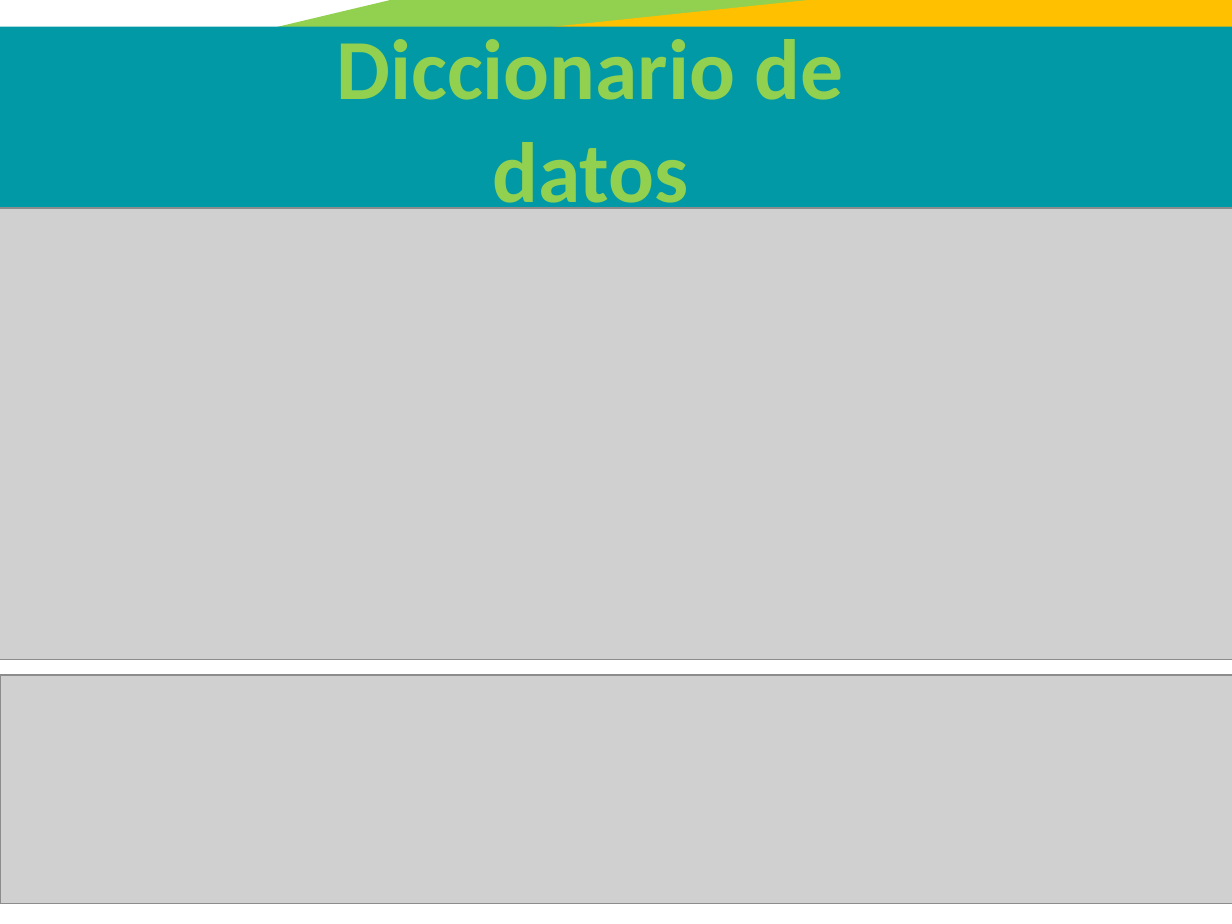
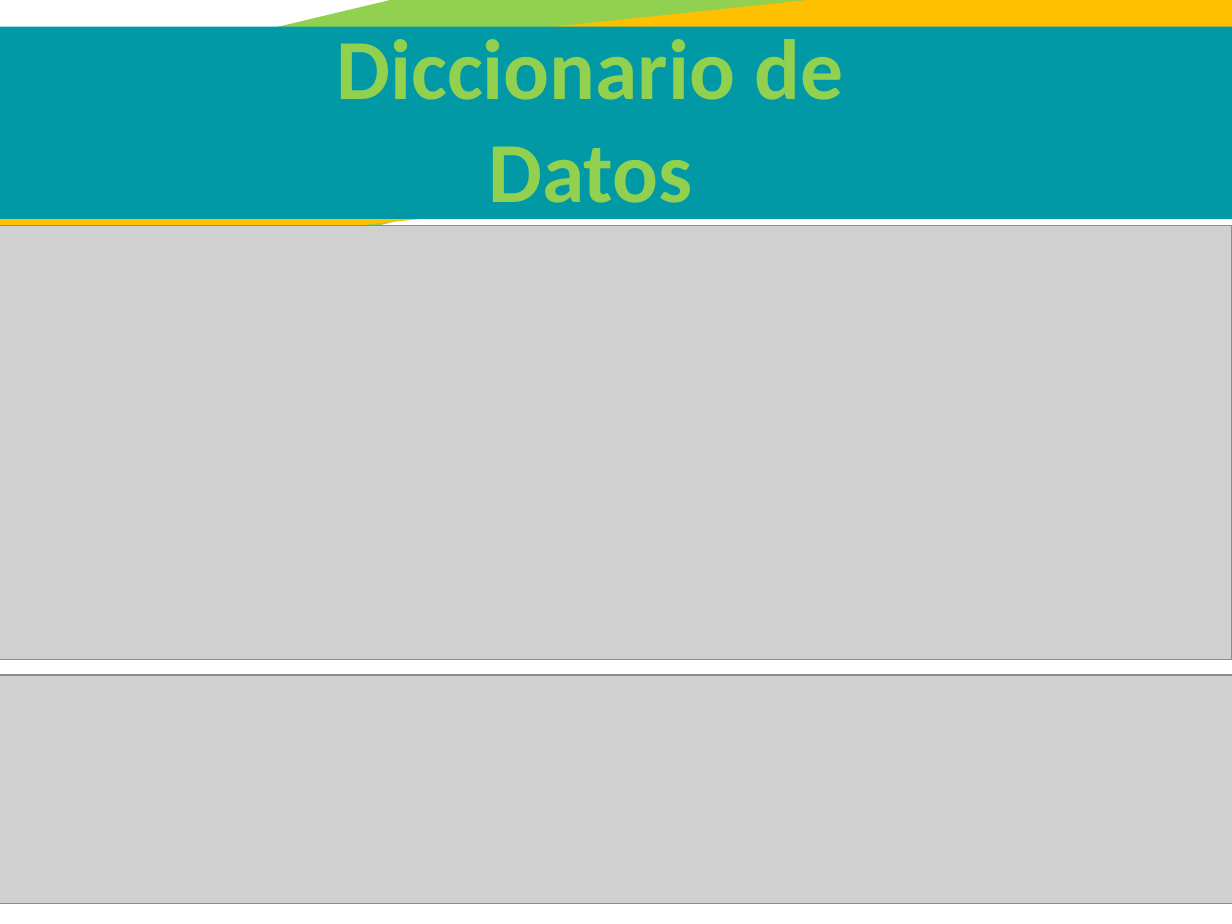
Before and after one commit to juannicolasvargas/SANF-solutions-helps, a slide deck: slide 35 of Sexto Trimestre/PresentacionV6 terminar- 1012.pptx (slide 28 before the commit). Drawn at 1232x924 pixels with LibreOffice and Linux fonts; fonts in the diff are those of the drawing; grey boxes stand for pictures. Boxes give left, top, right and bottom in pixels: in the first picture for what was removed or moved away, otherwise in the second. Text is boxed around its words. In the diff, an @@ line names an element or a change of style, - is before the commit and + after.

```diff
--- a/Sexto Trimestre/PresentacionV6 terminar- 1012.pptx
+++ b/Sexto Trimestre/PresentacionV6 terminar- 1012.pptx
@@ text at (337, 39, 844, 222): text changed @@
-Diccionario de datos
+Diccionario de Datos
@@ picture: place and size @@
-picture at (0, 208, 1232, 660)
+picture at (0, 225, 1232, 660)
```
Also in this commit, not shown: 22 other slides changed, 37 slides added, 13 slides removed.
